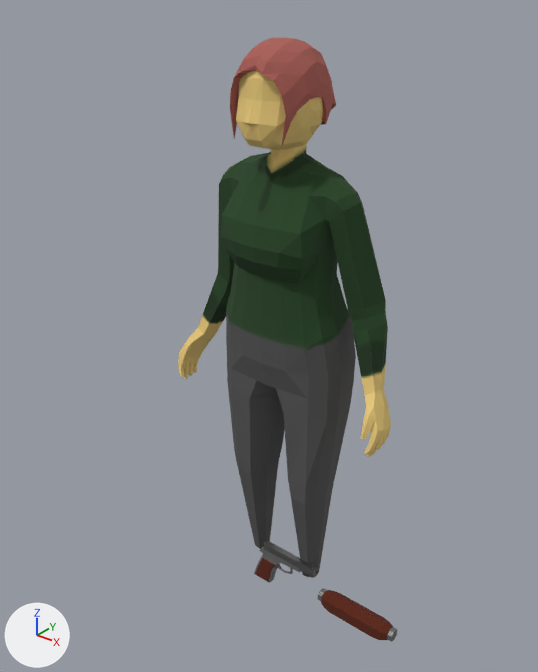
What one commit did to the Blender file Blender/WepsAndChars.blend.
Both versions are drawn from a 50 mm lens placed at (1.35, -1.73, 2.04), pointed at (-0.06, 0.03, 0.94). Every picture has the same lights, and +X, +Y and +Z are marked at lower left. The same objects are shown in both versions, whatever each file hides.

Names of what the first picture shows: 'FemHair', 'PistolReceiver', 'Rack', 'Viva'.
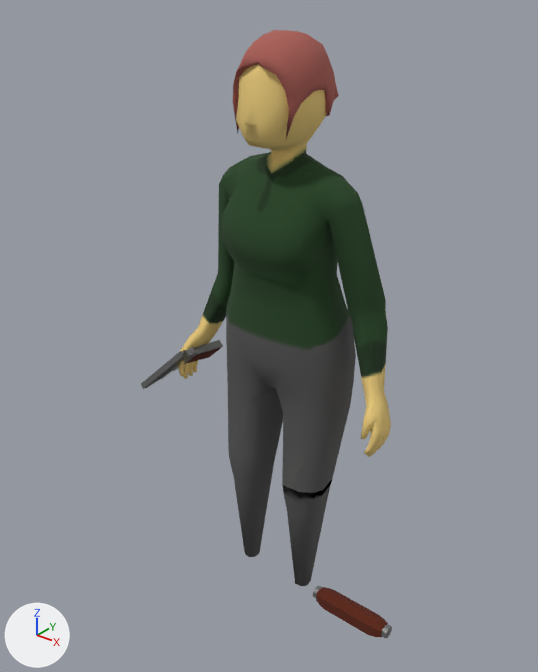
What changed in the scene script:
```text
Change me_sphere_002:
    used by ob_viva; location = (0.0, 0.0, 0.0); rotation_euler = (0.0, 1.571, 0.0), in degrees (0, 90, 0); scale = (0.0735, 0.0735, 0.0735)
    remove me_sphere_002.from_pydata(...)  # 603 vertices, 1142 faces; spans x -25.5..0.1, y -1.9..3.3, z -5.8..5.8
    add me_sphere_002.from_pydata(...)  # 636 vertices, 1162 faces; spans x -25.5..0.1, y -1.9..3.3, z -5.8..5.8
    me_sphere_002 part 1
    33 vertices are removed from x -6.6..0.1, y -0.7..1.5, z -2.5..2.7
    73 faces are deleted
    3 vertices in x -6.3..-5.6, y -0.2..1.1, z -2.8..-2.6 move by (-0.7, -0.3, -0.1)
    3 vertices in x -6.3..-4.8, y -0.6..0.9, z -1.2..-0.6 move by (-0.7, -0.4, 0.1)
    3 vertices in x -6.3..-4.8, y 1.5..1.8, z -1.7..-1.0 move by (-0.7, -0.3, 0.0)
    17 vertices move from x -6.3..0.1, y -0.5..1.8, z -2.7..-0.6 to x -7.1..-4.8, y -0.9..1.6, z -2.8..-0.5
    66 vertices are added at x -7.1..0.1, y -1.1..1.6, z -2.5..2.9
    93 new faces join them
    me_sphere_002 part 2: the surface is now shaded smooth
Change ob_femhair:
    remove ob_femhair.parent = ob_viva
    remove ob_femhair.matrix_parent_inverse = Matrix(((0.64, 0.0, 0.0, 0.0), (0.0, 0.64, 0.0, 0.0), (0.0, 0.0, 0.64, 0.0), (0.0, 0.0, 0.0, 1.0)))
    ob_femhair.location: (-41.08, 0.4, 0.0) -> (-0.000687, 0.0234, 1.949)
    ob_femhair.rotation_euler: (0.0, -1.571, 0.0) -> (0.0342, -0.00272, 0.00892)  # degrees (0, -90, 0) -> degrees (2, -0.2, 0.5)
    ob_femhair.scale: (7.5, 7.5, 7.5) -> (0.352, 0.352, 0.352)
Change ob_pistolreceiver:
    ob_pistolreceiver.location: (0.0, 0.0, 0.0) -> (-0.4, -0.029, 0.767)
    ob_pistolreceiver.rotation_euler: (0.0, 1.571, 0.0) -> (-2.385, 0.309, 1.622)  # degrees (0, 90, 0) -> degrees (-137, 18, 93)
Change ob_rack:
    ob_rack.location: (7.0, 0.0, 0.313) -> (6.583, 0.0, 0.313)
```

Location of each change, (x1, y1, x2, y2) in pixels of the pictures (538 x 672 px; the box of a moved part takes in the faces that stretch with it):
'Viva', reshaped: before (178, 70, 391, 578); after (178, 64, 391, 586)
'FemHair', moved, turned, rescaled: before (230, 37, 336, 148); after (233, 30, 339, 138)
'Rack', moved: before (318, 588, 397, 642); after (313, 586, 392, 638)
'PistolReceiver', moved, turned: before (254, 547, 317, 583); after (159, 340, 223, 380)
'PistolSlide', moved, turned: before (264, 541, 317, 577); after (141, 351, 187, 389)
part 1 of me_sphere_002, moved or reshaped: before (234, 406, 350, 578); after (228, 406, 350, 586)
